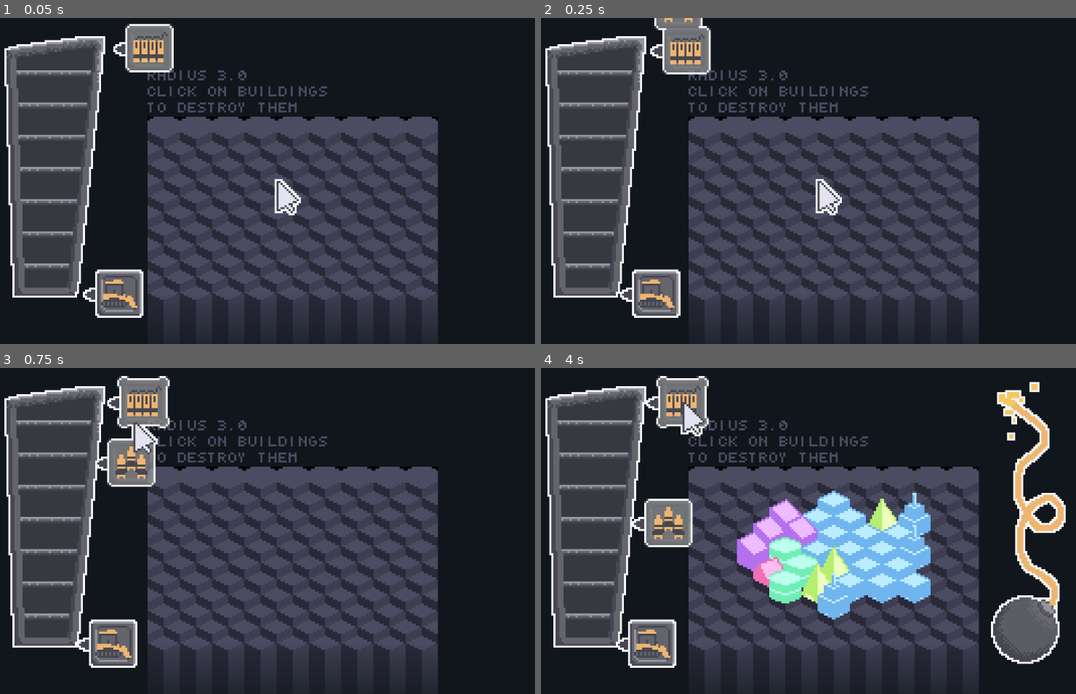
Above: before the commit, frames 1-4 (two rows, left to right).
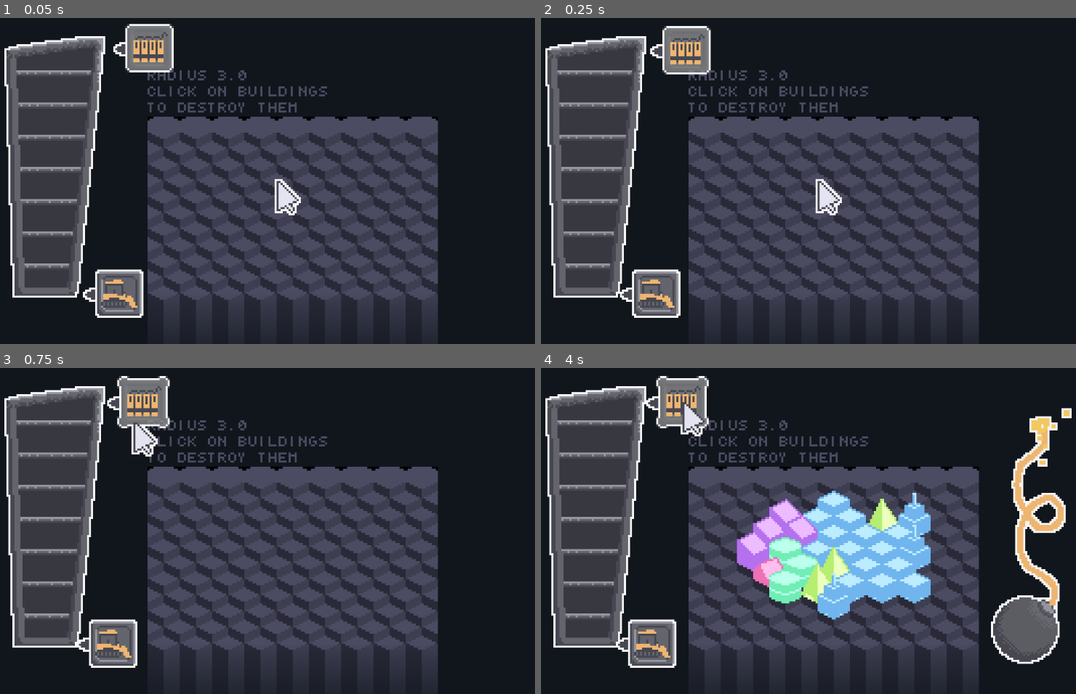
Above: after the commit, the same moments.

Repository: mudziok/destruction
Game: Godot game, scene res://main.tscn
Two runs of this game, one before a commit and one after it. Both use one fixed random seed, a clock stepped at 60 frames per second and the inputs below.
Inputs (mouse positions are in pixels of both pictures, inside the frame that each line leads up to):
- Up to frame 1 (0.05 s): no input
- Up to frame 2 (0.25 s): no input
- Up to frame 3 (0.75 s): click (133, 423) at 0.52 s
- Up to frame 4 (4 s): click (685, 400) at 1.25 s; click (653, 645) at 2 s; click (669, 521) at 2.77 s; click (680, 400) at 3.5 s

Frame 1 is identical in both runs. In frame 2, 0.3% of the frame differs, in the area x 21-31%, y 0-4%; in frame 3, 1.3%; in frame 4, 2.4%, in the area x 16-100%, y 4-56%.

Commit message:
fix: lock win/lose scenarios

Diff:
--- a/round_manager.gd
+++ b/round_manager.gd
@@ -18,13 +18,19 @@
 	patch.position = lerp(patch.position, destination_position, 0.2)
 	patch.size = lerp(patch.size, destination_size, 0.2)
 
+var in_game = false
 func request_new_round():
 	await get_tree().create_timer(1.0).timeout
+	in_game = true
 	start_round.emit(current_radius)
 
 var grow = 0
 
 func _on_map_map_cleared() -> void:
+	if not in_game:
+		return
+	in_game = false
+
 	round_won.emit()
 	await get_tree().create_timer(3.0).timeout
 	current_radius += 0.5
@@ -47,4 +53,7 @@
 
 
 func _on_game_round_lost() -> void:
+	if not in_game:
+		return
+	in_game = false
 	request_new_round()
--- a/scenes/ui.gd
+++ b/scenes/ui.gd
@@ -12,7 +12,8 @@
 	'bulldozer': $DestructionPoints/Bulldozer,
 	'meteorite': $DestructionPoints/Meteorite,
 	'cross': $DestructionPoints/Cross,
-	'rockets': $DestructionPoints/Rockets
+	'rockets': $DestructionPoints/Rockets,
+	'time': $DestructionPoints/Time
 }
 
 var bomb = null
@@ -30,7 +31,8 @@
 	$DestructionPoints/Bulldozer.button_pressed = true
 
 func _on_game_round_won() -> void:
-	$BombSlot.get_child(0).put_out()
+	if $BombSlot.get_child_count() != 0:
+		$BombSlot.get_child(0).put_out()
 
 	await get_tree().create_timer(2.0).timeout
 	$BombSlot.get_child(0).queue_free()
@@ -84,3 +86,4 @@
 
 func _on_time_pressed() -> void:
 	bomb.add_time()
+	$DestructionPoints.remove_points(brushes['time'].cost)
--- a/scenes/ui.tscn
+++ b/scenes/ui.tscn
@@ -63,6 +63,12 @@
 shader_parameter/cooldown = 1.0
 shader_parameter/gray_out = 0.0
 
+[sub_resource type="ShaderMaterial" id="ShaderMaterial_cdcng"]
+resource_local_to_scene = true
+shader = ExtResource("3_0hply")
+shader_parameter/cooldown = 1.0
+shader_parameter/gray_out = 0.0
+
 [sub_resource type="ShaderMaterial" id="ShaderMaterial_8onra"]
 resource_local_to_scene = true
 shader = ExtResource("3_0hply")
@@ -131,19 +137,19 @@
 centered = false
 
 [node name="Time" parent="DestructionPoints" instance=ExtResource("3_ykfnh")]
-material = SubResource("ShaderMaterial_ad2rv")
-layout_mode = 0
-offset_left = 57.0
-offset_top = -83.0
-offset_right = 81.0
-offset_bottom = -59.0
+material = SubResource("ShaderMaterial_cdcng")
+layout_mode = 0
+offset_left = 74.0
+offset_top = -111.0
+offset_right = 98.0
+offset_bottom = -87.0
 toggle_mode = false
-cost = 50
-wait_time = 2.0
-
-[node name="Time" type="Sprite2D" parent="DestructionPoints/Time"]
-position = Vector2(3, 3)
-texture = ExtResource("11_iljre")
+cost = 250
+wait_time = 10.0
+
+[node name="Cooldown" type="Sprite2D" parent="DestructionPoints/Time"]
+position = Vector2(3, 3)
+texture = ExtResource("15_gdg51")
 centered = false
 
 [node name="Meteorite" parent="DestructionPoints" instance=ExtResource("3_ykfnh")]
Not shown: 1 places in scenes/ui.tscn that only renumber resources
